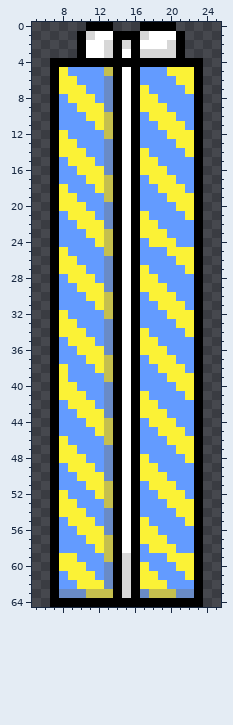
One commit to this pixel-art file: Assets/WorkFiles/BlueGift.aseprite. This is how it looked before the edit.
32x65 pixels, 1 frame. Colours within 5 levels of each other are drawn and written as one. Shown: x 5..25, y 0..64.
New version:
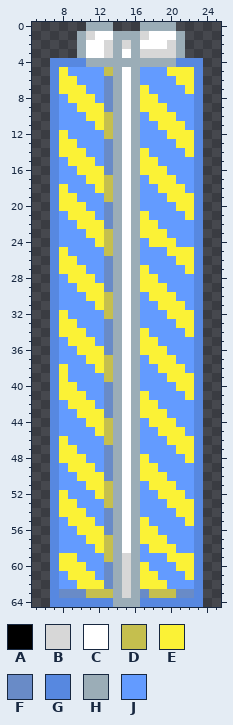
Palette (. is transparent): A #000000  B #d7d7d7  C #ffffff  D #c5bf4e  E #fbf236  F #698bc7  G #5788e0  H #9badb7  J #639bff
The exact change:
@@ x 5..25 @@
- 0 ......AAA...AAAA.....
- 1 .....ABCCAAABCCCA....
- 2 .....ACCBABACCCBA....
- 3 .....ACCBACABBBBA....
- 4 ..AAAAAAAAAAAAAAAAA..
- 5 ..AEJJJJDACAJJJEEEA..
- 6 ..AEEJJJFACAJJJJEEA..
- 7 ..AEEEJJFACAEJJJJEA..
- 8 ..AJEEEJFACAEEJJJJA..
- 9 ..AJJEEEFACAEEEJJJA..
-10 ..AJJJEEDACAJEEEJJA..
-11 ..AJJJJEDACAJJEEEJA..
-12 ..AEJJJJDACAJJJEEEA..
-13 ..AEEJJJFACAJJJJEEA..
-14 ..AEEEJJFACAEJJJJEA..
-15 ..AJEEEJFACAEEJJJJA..
-16 ..AJJEEEFACAEEEJJJA..
-17 ..AJJJEEDACAJEEEJJA..
-18 ..AEJJJEDACAJJEEEJA..
-19 ..AEEJJJDACAJJJEEEA..
-20 ..AEEEJJFACAJJJJEEA..
-21 ..AJEEEJFACAEJJJJEA..
-22 ..AJJEEEFACAEEJJJJA..
-23 ..AJJJEEDACAEEEJJJA..
-24 ..AJJJJEDACAJEEEJJA..
-25 ..AEJJJJDACAJJJEEEA..
-26 ..AEEJJJFACAJJJJEEA..
-27 ..AEEEJJFACAEJJJJEA..
-28 ..AJEEEJFACAEEJJJJA..
-29 ..AJJEEEFACAEEEJJJA..
-30 ..AJJJEEDACAJEEEJJA..
-31 ..AJJJJEDACAJJEEEJA..
-32 ..AEJJJJDACAJJJEEEA..
-33 ..AEEJJJFACAJJJJEEA..
-34 ..AEEEJJFACAEJJJJEA..
-35 ..AJEEEJFACAEEJJJJA..
-36 ..AJJEEEFACAEEEJJJA..
-37 ..AJJJEEDACAJEEEJJA..
-38 ..AEJJJEDACAJJEEEJA..
-39 ..AEJJJJDACAJJJEEEA..
-40 ..AEEJJJFACAJJJJEEA..
-41 ..AEEEJJFACAEJJJJEA..
-42 ..AJEEEJFACAEEJJJJA..
-43 ..AJJEEEFACAEEEJJJA..
-44 ..AJJJEEDACAJEEEJJA..
-45 ..AJJJJEDACAJJEEEJA..
-46 ..AEJJJJDACAJJJEEEA..
-47 ..AEEJJJFACAJJJJEEA..
-48 ..AEEEJJFACAEJJJJEA..
-49 ..AJEEEJFACAEEJJJJA..
-50 ..AJJEEEFACAEEEJJJA..
-51 ..AJJJEEDACAJEEEJJA..
-52 ..AEJJJEDACAJJEEEJA..
-53 ..AEEJJJDACAJJJEEEA..
-54 ..AEEEJJFACAJJJJEEA..
-55 ..AJEEEJFACAEJJJJEA..
-56 ..AJJEEEFACAEEJJJJA..
-57 ..AJJJEEDACAEEEJJJA..
-58 ..AJJJJEDACAJEEEJJA..
-59 ..AEEJJJDABAJJJEEEA..
-60 ..AEEEJJFABAEJJJEEA..
-61 ..AJEEEJFABAEEJJJEA..
-62 ..AJJEEEFABAEEEJJJA..
-63 ..AFFFDDDABAFDDDFFA..
-64 ..AAAAAAAAAAAAAAAAA..
+ 0 ......HHH...HHHH.....
+ 1 .....HBCCHHHBCCCH....
+ 2 .....HCCBHBHCCCBH....
+ 3 .....HCCBHCHBBBBH....
+ 4 ..GGGGHHHHHHHHHHGGG..
+ 5 ..GEJJJJDHCHJJJEEEG..
+ 6 ..GEEJJJFHCHJJJJEEG..
+ 7 ..GEEEJJFHCHEJJJJEG..
+ 8 ..GJEEEJFHCHEEJJJJG..
+ 9 ..GJJEEEFHCHEEEJJJG..
+10 ..GJJJEEDHCHJEEEJJG..
+11 ..GJJJJEDHCHJJEEEJG..
+12 ..GEJJJJDHCHJJJEEEG..
+13 ..GEEJJJFHCHJJJJEEG..
+14 ..GEEEJJFHCHEJJJJEG..
+15 ..GJEEEJFHCHEEJJJJG..
+16 ..GJJEEEFHCHEEEJJJG..
+17 ..GJJJEEDHCHJEEEJJG..
+18 ..GEJJJEDHCHJJEEEJG..
+19 ..GEEJJJDHCHJJJEEEG..
+20 ..GEEEJJFHCHJJJJEEG..
+21 ..GJEEEJFHCHEJJJJEG..
+22 ..GJJEEEFHCHEEJJJJG..
+23 ..GJJJEEDHCHEEEJJJG..
+24 ..GJJJJEDHCHJEEEJJG..
+25 ..GEJJJJDHCHJJJEEEG..
+26 ..GEEJJJFHCHJJJJEEG..
+27 ..GEEEJJFHCHEJJJJEG..
+28 ..GJEEEJFHCHEEJJJJG..
+29 ..GJJEEEFHCHEEEJJJG..
+30 ..GJJJEEDHCHJEEEJJG..
+31 ..GJJJJEDHCHJJEEEJG..
+32 ..GEJJJJDHCHJJJEEEG..
+33 ..GEEJJJFHCHJJJJEEG..
+34 ..GEEEJJFHCHEJJJJEG..
+35 ..GJEEEJFHCHEEJJJJG..
+36 ..GJJEEEFHCHEEEJJJG..
+37 ..GJJJEEDHCHJEEEJJG..
+38 ..GEJJJEDHCHJJEEEJG..
+39 ..GEJJJJDHCHJJJEEEG..
+40 ..GEEJJJFHCHJJJJEEG..
+41 ..GEEEJJFHCHEJJJJEG..
+42 ..GJEEEJFHCHEEJJJJG..
+43 ..GJJEEEFHCHEEEJJJG..
+44 ..GJJJEEDHCHJEEEJJG..
+45 ..GJJJJEDHCHJJEEEJG..
+46 ..GEJJJJDHCHJJJEEEG..
+47 ..GEEJJJFHCHJJJJEEG..
+48 ..GEEEJJFHCHEJJJJEG..
+49 ..GJEEEJFHCHEEJJJJG..
+50 ..GJJEEEFHCHEEEJJJG..
+51 ..GJJJEEDHCHJEEEJJG..
+52 ..GEJJJEDHCHJJEEEJG..
+53 ..GEEJJJDHCHJJJEEEG..
+54 ..GEEEJJFHCHJJJJEEG..
+55 ..GJEEEJFHCHEJJJJEG..
+56 ..GJJEEEFHCHEEJJJJG..
+57 ..GJJJEEDHCHEEEJJJG..
+58 ..GJJJJEDHCHJEEEJJG..
+59 ..GEEJJJDHBHJJJEEEG..
+60 ..GEEEJJFHBHEJJJEEG..
+61 ..GJEEEJFHBHEEJJJEG..
+62 ..GJJEEEFHBHEEEJJJG..
+63 ..GFFFDDDHBHFDDDFFG..
+64 ..GGGGGGGHHHGGGGGGG..
Changed places in both pictures, as pixel boxes (x1, y1, x2, y2):
changed: (50, 22, 203, 607)
